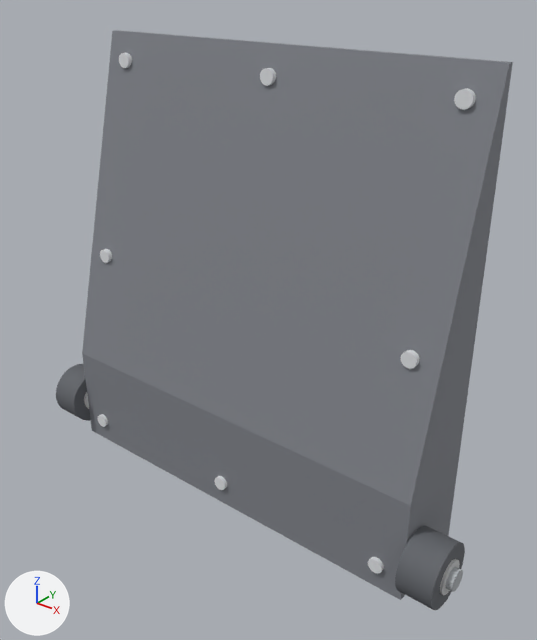
The glTF model viewer/data/models/team_phyte_s_little_sytes.glb as it was, and as the next commit left it.
One viewpoint serves both versions: a camera (50 mm lens) standing at (112.3, -137.1, 76.5) and looking at (9.4, -8.5, -3.2). Lighting does not change. The marker at lower left points along +X, +Y and +Z. The older version comes first.

Names of what the first picture shows: 'chassis', 'dt_hub_wheel_l0', 'dt_screw_0', 'dt_screw_4', 'dt_screw_5', 'dt_screw_6', 'wheel_l0', 'wheel_r0' and 6 more.
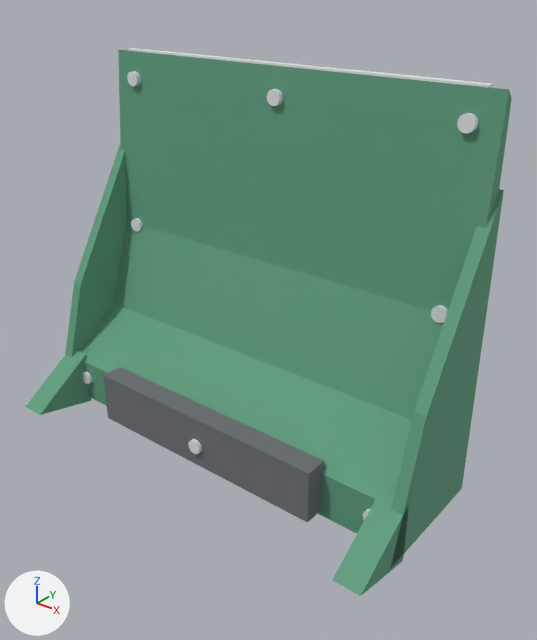
Boxes [x1, y1, x2, y2] around the edits, measured in the pictures (537 x 640 px):
'chassis', recoloured, reshaped (15% shorter)
    before: [82, 30, 513, 600]
    after: [80, 50, 512, 533]
'fin_l', added (green)
    after: [390, 189, 504, 568]
'electronics_tray', added
    after: [103, 367, 324, 522]
'fin_r', added (green)
    after: [65, 145, 127, 358]
'ear_l', added (green)
    after: [332, 491, 409, 596]
'wheel_l0', reshaped (not visible afterwards)
    before: [395, 525, 465, 610]
'ear_r', added (green)
    after: [25, 350, 92, 415]
'lip', added
    after: [128, 48, 494, 88]
'wheel_r0', reshaped (not visible afterwards)
    before: [56, 364, 90, 421]
'dt_screw_6', moved
    before: [214, 476, 227, 490]
    after: [188, 439, 202, 454]
'dt_hub_wheel_l0', reshaped (not visible afterwards)
    before: [440, 559, 460, 595]
'dt_screw_0', moved
    before: [97, 414, 108, 427]
    after: [83, 371, 92, 384]
part 6 of me_dt_screw_4, deleted
    before: [100, 249, 112, 263]
part 7 of me_dt_screw_4, added
    after: [131, 218, 142, 232]
part 8 of me_dt_screw_5, deleted
    before: [401, 350, 420, 369]
part 9 of me_dt_screw_5, added
    after: [431, 305, 448, 323]

The change, as a diff of the scene's bpy script:
```diff
--- a/viewer/data/models/team_phyte_s_little_sytes.glb.py
+++ b/viewer/data/models/team_phyte_s_little_sytes.glb.py
@@ mat_chassis @@
 mat_chassis = principled_material('chassis')
-mat_chassis.base_color = (0.227, 0.239, 0.267)  # grey #83868d
+mat_chassis.base_color = (0.122, 0.353, 0.22)  # green #62a081
 mat_chassis.metallic = 0.1
@@ me_chassis @@
-me_chassis.from_pydata(...)  # 10 vertices, 16 faces; spans x -56.0..56.0, y -17.0..7.0, z -59.0..59.0
+me_chassis.from_pydata(...)  # 14 vertices, 24 faces; spans x -56.0..56.0, y -21.0..9.0, z -42.0..54.0
+# me_chassis part 1: the whole mesh is rebuilt
 me_chassis.materials.append(mat_chassis)
@@ me_wheel_l0 @@
-me_wheel_l0.from_pydata(...)  # 252 vertices, 500 faces; spans x 56.5..65.5, y -22.0..-6.0, z -56.0..-40.0
+me_wheel_l0.from_pydata(...)  # 252 vertices, 500 faces; spans x 39.5..48.5, y -10.0..10.0, z -44.0..-24.0
+# me_wheel_l0 part 2: 252 vertices removed from x 56.5..65.5, y -22.0..-6.0, z -56.0..-40.0
+# other edits to the shape of me_wheel_l0 do not show in these pictures
 me_wheel_l0.materials.append(mat_wheel_l0)
@@ me_wheel_r0 @@
-me_wheel_r0.from_pydata(...)  # 252 vertices, 500 faces; spans x -65.5..-56.5, y -22.0..-6.0, z -56.0..-40.0
+me_wheel_r0.from_pydata(...)  # 252 vertices, 500 faces; spans x -48.5..-39.5, y -10.0..10.0, z -44.0..-24.0
+# me_wheel_r0 part 3: 252 vertices removed from x -65.5..-56.5, y -22.0..-6.0, z -56.0..-40.0
+# other edits to the shape of me_wheel_r0 do not show in these pictures
 me_wheel_r0.materials.append(mat_wheel_r0)
@@ me_dt_hub_wheel_l0 @@
-me_dt_hub_wheel_l0.from_pydata(...)  # 252 vertices, 500 faces; spans x 55.9..66.1, y -18.16..-9.84, z -52.16..-43.84
+me_dt_hub_wheel_l0.from_pydata(...)  # 252 vertices, 500 faces; spans x 38.9..49.1, y -5.2..5.2, z -39.2..-28.8
+# me_dt_hub_wheel_l0 part 4: 252 vertices removed from x 55.9..66.1, y -18.16..-9.84, z -52.16..-43.84
+# other edits to the shape of me_dt_hub_wheel_l0 do not show in these pictures
 me_dt_hub_wheel_l0.materials.append(mat_dt_hub_wheel_l0)
@@ me_dt_screw_0 @@
-me_dt_screw_0.from_pydata(...)  # 252 vertices, 500 faces; spans x -50.9..-47.1, y -18.0..-16.6, z -53.9..-50.1
+me_dt_screw_0.from_pydata(...)  # 252 vertices, 500 faces; spans x -50.9..-47.1, y -22.0..-20.6, z -36.9..-33.1
+# me_dt_screw_0 part 5: the whole mesh is moved by (0.0, -4.0, 17.0)
 me_dt_screw_0.materials.append(mat_dt_screw_0)
@@ me_dt_screw_4 @@
-me_dt_screw_4.from_pydata(...)  # 252 vertices, 500 faces; spans x -50.9..-47.1, y -10.5..-9.1, z -1.9..1.9
+me_dt_screw_4.from_pydata(...)  # 252 vertices, 500 faces; spans x -50.9..-47.1, y 2.0..3.4, z 4.1..7.9
+# me_dt_screw_4 part 6: 252 vertices removed from x -50.9..-47.1, y -10.5..-9.1, z -1.9..1.9
+# me_dt_screw_4 part 7: 252 vertices added at x -50.9..-47.1, y 2.0..3.4, z 4.1..7.9, forming a 126-sided cylinder along y
 me_dt_screw_4.materials.append(mat_dt_screw_4)
@@ me_dt_screw_5 @@
-me_dt_screw_5.from_pydata(...)  # 252 vertices, 500 faces; spans x 47.1..50.9, y -10.5..-9.1, z -1.9..1.9
+me_dt_screw_5.from_pydata(...)  # 252 vertices, 500 faces; spans x 47.1..50.9, y 2.0..3.4, z 4.1..7.9
+# me_dt_screw_5 part 8: 252 vertices removed from x 47.1..50.9, y -10.5..-9.1, z -1.9..1.9
+# me_dt_screw_5 part 9: 252 vertices added at x 47.1..50.9, y 2.0..3.4, z 4.1..7.9, forming a 126-sided cylinder along y
 me_dt_screw_5.materials.append(mat_dt_screw_5)
@@ me_dt_screw_6 @@
-me_dt_screw_6.from_pydata(...)  # 252 vertices, 500 faces; spans x -1.9..1.9, y -18.0..-16.6, z -53.9..-50.1
+me_dt_screw_6.from_pydata(...)  # 252 vertices, 500 faces; spans x -1.9..1.9, y -27.0..-25.6, z -36.9..-33.1
+# me_dt_screw_6 part 10: the whole mesh is moved by (0.0, -9.0, 17.0)
 me_dt_screw_6.materials.append(mat_dt_screw_6)
@@ me_ear_r @@
+me_ear_r.from_pydata([(-57.0, -20.0, -44.0), (-50.0, -20.0, -44.0), (-50.0, -20.0, -28.0), (-57.0, -20.0, -28.0), (-50.0, -38.0, -40.0), (-57.0, -38.0, -40.0)], [], [(2, 1, 0), (3, 2, 0), (5, 2, 3), (5, 4, 2), (0, 4, 5), (0, 1, 4), (5, 3, 0), (4, 1, 2)])
+me_ear_r.materials.append(mat_ear_r)  # green #62a081
@@ me_ear_l @@
+me_ear_l.from_pydata([(50.0, -20.0, -44.0), (57.0, -20.0, -44.0), (57.0, -20.0, -28.0), (50.0, -20.0, -28.0), (57.0, -38.0, -40.0), (50.0, -38.0, -40.0)], [], [(2, 1, 0), (3, 2, 0), (5, 2, 3), (5, 4, 2), (0, 4, 5), (0, 1, 4), (5, 3, 0), (4, 1, 2)])
+me_ear_l.materials.append(mat_ear_l)  # green #62a081
@@ me_fin_r @@
+me_fin_r.from_pydata([(-57.0, 9.0, -42.0), (-54.0, 9.0, -42.0), (-54.0, 9.0, 34.0), (-57.0, 9.0, 34.0), (-54.0, -16.0, -8.0), (-57.0, -16.0, -8.0), (-54.0, -26.0, -42.0), (-57.0, -26.0, -42.0)], [], [(3, 1, 0), (3, 2, 1), (5, 2, 3), (5, 4, 2), (7, 4, 5), (7, 6, 4), (0, 6, 7), (0, 1, 6), (5, 0, 7), (3, 0, 5), (4, 6, 1), (2, 4, 1)])
+me_fin_r.materials.append(mat_fin_r)  # green #62a081
@@ me_fin_l @@
+me_fin_l.from_pydata([(54.0, 9.0, -42.0), (57.0, 9.0, -42.0), (57.0, 9.0, 34.0), (54.0, 9.0, 34.0), (57.0, -16.0, -8.0), (54.0, -16.0, -8.0), (57.0, -26.0, -42.0), (54.0, -26.0, -42.0)], [], [(3, 1, 0), (3, 2, 1), (5, 2, 3), (5, 4, 2), (7, 4, 5), (7, 6, 4), (0, 6, 7), (0, 1, 6), (5, 0, 7), (3, 0, 5), (4, 6, 1), (2, 4, 1)])
+me_fin_l.materials.append(mat_fin_l)  # green #62a081
@@ ob_ear_r @@
+ob_ear_r = bpy.data.objects.new('ear_r', me_ear_r)
+ob_ear_r.location = (0.0, 0.0, 0.0)
@@ ob_ear_l @@
+ob_ear_l = bpy.data.objects.new('ear_l', me_ear_l)
+ob_ear_l.location = (0.0, 0.0, 0.0)
@@ ob_electronics_tray @@
+ob_electronics_tray = bpy.data.objects.new('electronics_tray', me_electronics_tray)  # a box spanning x -35.0..35.0, y -26.0..-20.0, z -41.0..-27.0; in mat_electronics_tray (grey #717378)
+ob_electronics_tray.location = (0.0, 0.0, 0.0)
@@ ob_lip @@
+ob_lip = bpy.data.objects.new('lip', me_lip)  # a box spanning x -52.0..52.0, y 7.0..9.0, z 51.5..54.5; in mat_lip (white #e9edeb)
+ob_lip.location = (0.0, 0.0, 0.0)
@@ ob_fin_r @@
+ob_fin_r = bpy.data.objects.new('fin_r', me_fin_r)
+ob_fin_r.location = (0.0, 0.0, 0.0)
@@ ob_fin_l @@
+ob_fin_l = bpy.data.objects.new('fin_l', me_fin_l)
+ob_fin_l.location = (0.0, 0.0, 0.0)
```
